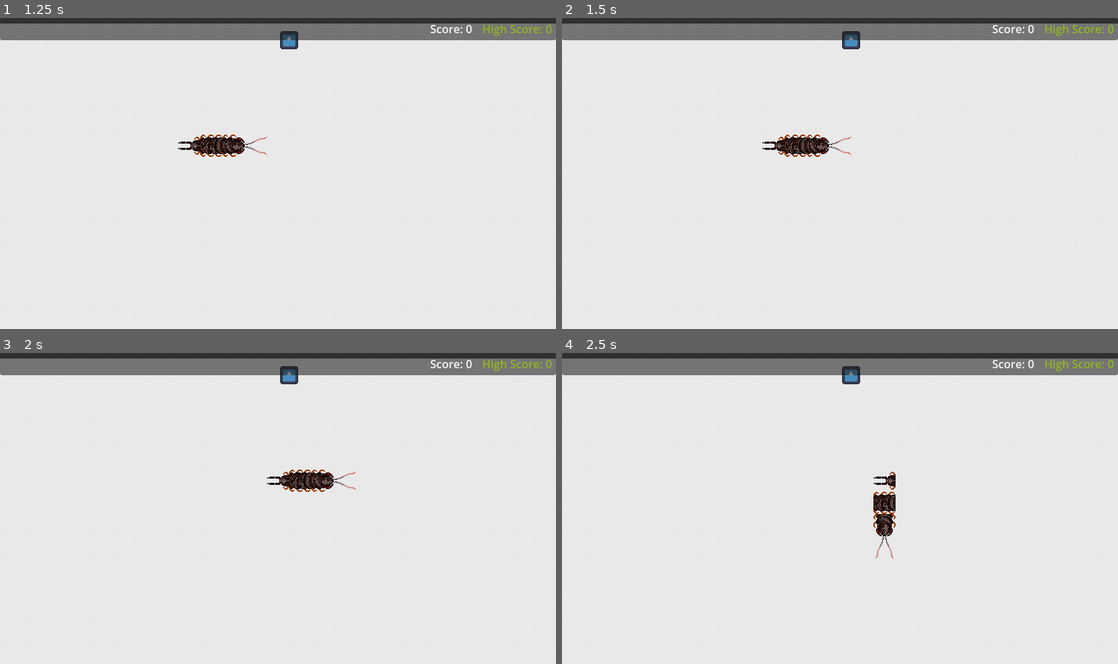
Above: before the commit, frames 1-4 (two rows, left to right).
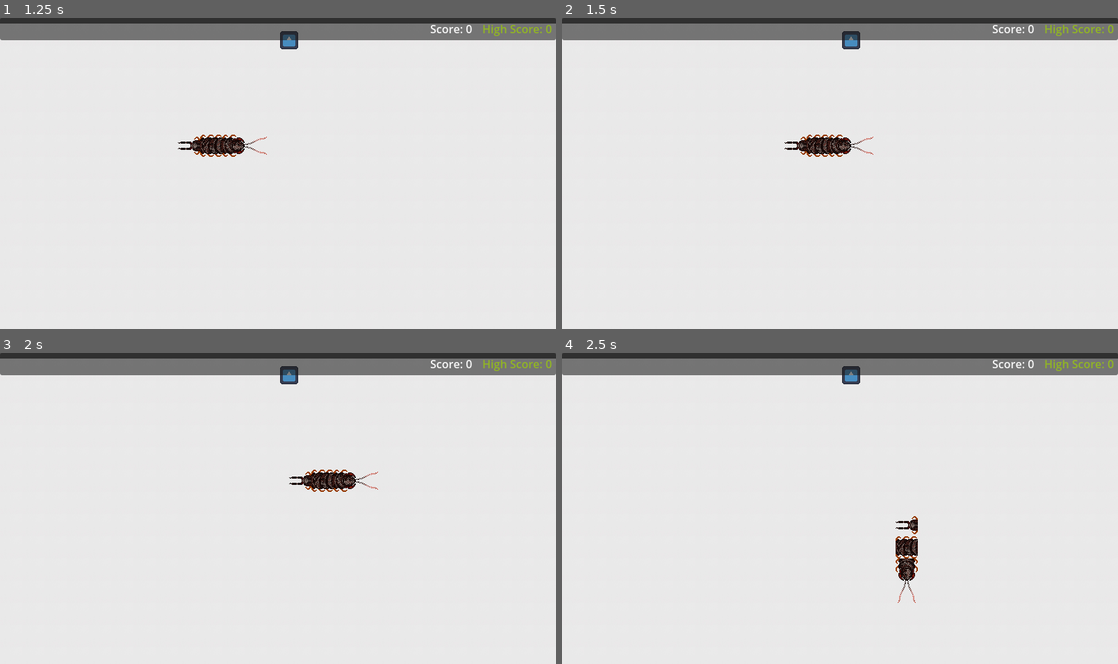
Above: after the commit, the same moments.

Repository: juxxon23/myriapoda
Game: Godot game, scene res://menus/start_screen.tscn
Same seed, same stepped clock (60 frames per second), same inputs: the game is played once before the commit and once after it. The engine's default icon, where the game draws it, is replaced by a stand-in: a white triangle on a blue panel in a dark square.
Inputs:
- Up to frame 1 (1.25 s): click "Start" at 0.5 s
- Up to frame 2 (1.5 s): hold Right (ui_right) from 1.28 s (still down); tap Z (ui_dash, bound only after the commit) at 1.35 s
- Up to frame 3 (2 s): keep holding Right (ui_right)
- Up to frame 4 (2.5 s): release Right (ui_right) at 2.03 s; hold Down (ui_down) from 2.03 s (still down); tap Z (ui_dash, bound only after the commit) at 2.1 s

Frame 1 is identical in both runs. In frame 2, 0.6% of the frame differs, in the area x 36-56%, y 37-45%; in frame 3, 0.6%; in frame 4, 1.1%, in the area x 56-64%, y 38-81%.

Commit message:
Add dash movement

Diff:
--- a/gameplay/gameplay.gd
+++ b/gameplay/gameplay.gd
@@ -3,6 +3,7 @@
 
 const gameover_scene:  PackedScene = preload("uid://mdfrrnsaukcp")
 const pausemenu_scene:  PackedScene = preload("uid://bpankxymenwob")
+const BASIC_SPEED: float = 5000.0
 
 @onready var head: Head = %Head as Head # 'as Head' helps with the autocomplete of Head's functions
 @onready var bounds: Bounds = %Bounds as Bounds
@@ -10,10 +11,12 @@
 @onready var hud: HUD = %HUD as HUD
 @onready var segment: Segment = %Segment as Segment
 @onready var tail: Area2D = %Tail as Tail
+@onready var dash_timer: Timer = %DashTimer as Timer
 
 var time_between_moves: float = 1000.0
 var time_since_last_move: float = 0
-var speed: float = 5000.0
+var speed: float = BASIC_SPEED
+var speed_accumulation: float = 0.0
 var move_dir: Vector2 = Vector2.RIGHT
 var snake_parts: Array[SnakePart] = []
 var gameover_menu: GameOver
@@ -56,8 +59,13 @@
 	if Input.is_action_just_pressed("ui_cancel"):
 		pause_game()
 
+	if Input.is_action_just_pressed("ui_dash"):
+		dash_timer.start()
+		speed = speed * 5
+
 
 func _physics_process(delta: float) -> void:
+	print(speed, " @@@ ", speed_accumulation)
 	time_since_last_move += delta * speed
 	if time_since_last_move >= time_between_moves:
 		update_snake()
@@ -78,6 +86,7 @@
 func _on_food_eaten() -> void:
 	spawner.call_deferred("spawn_food")
 	spawner.call_deferred("spawn_segment", snake_parts[snake_parts.size()-2].penultimate_position)
+	speed_accumulation += 500.0
 	speed += 500.0
 	score += 1
 
@@ -97,7 +106,12 @@
 	if what == NOTIFICATION_WM_WINDOW_FOCUS_OUT:
 		pause_game()
 
+
 func pause_game() -> void:
 	if not pause_menu:
 		pause_menu = pausemenu_scene.instantiate() as PauseMenu
 		add_child(pause_menu)
+
+
+func _on_dash_timer_timeout() -> void:
+	speed = BASIC_SPEED + speed_accumulation
--- a/gameplay/gameplay.tscn
+++ b/gameplay/gameplay.tscn
@@ -113,3 +113,10 @@
 
 [node name="HUD" parent="." instance=ExtResource("6_7pdct")]
 unique_name_in_owner = true
+
+[node name="DashTimer" type="Timer" parent="."]
+unique_name_in_owner = true
+wait_time = 0.09
+one_shot = true
+
+[connection signal="timeout" from="DashTimer" to="." method="_on_dash_timer_timeout"]
--- a/gameplay/tail.tscn
+++ b/gameplay/tail.tscn
@@ -1,7 +1,11 @@
-[gd_scene load_steps=3 format=3 uid="uid://cbf07y0snpfwo"]
+[gd_scene load_steps=4 format=3 uid="uid://cbf07y0snpfwo"]
 
 [ext_resource type="Script" uid="uid://cwmutbb6srqr4" path="res://gameplay/tail.gd" id="1_kioum"]
 [ext_resource type="Texture2D" uid="uid://caqvanplp00re" path="res://gameplay/sprites/characters/sg/tail32.png" id="1_yk777"]
+
+[sub_resource type="CapsuleShape2D" id="CapsuleShape2D_kioum"]
+radius = 5.0
+height = 16.0
 
 [node name="Tail" type="Area2D"]
 script = ExtResource("1_kioum")
@@ -10,3 +14,7 @@
 position = Vector2(16, 0)
 rotation = 1.5707964
 texture = ExtResource("1_yk777")
+
+[node name="CollisionShape2D" type="CollisionShape2D" parent="."]
+position = Vector2(26, 0)
+shape = SubResource("CapsuleShape2D_kioum")
--- a/project.godot
+++ b/project.godot
@@ -25,6 +25,14 @@
 window/size/viewport_width=800
 window/size/viewport_height=448
 
+[input]
+
+ui_dash={
+"deadzone": 0.5,
+"events": [Object(InputEventKey,"resource_local_to_scene":false,"resource_name":"","device":-1,"window_id":0,"alt_pressed":false,"shift_pressed":false,"ctrl_pressed":false,"meta_pressed":false,"pressed":false,"keycode":0,"physical_keycode":90,"key_label":0,"unicode":39,"location":0,"echo":false,"script":null)
+]
+}
+
 [rendering]
 
 textures/canvas_textures/default_texture_filter=0
